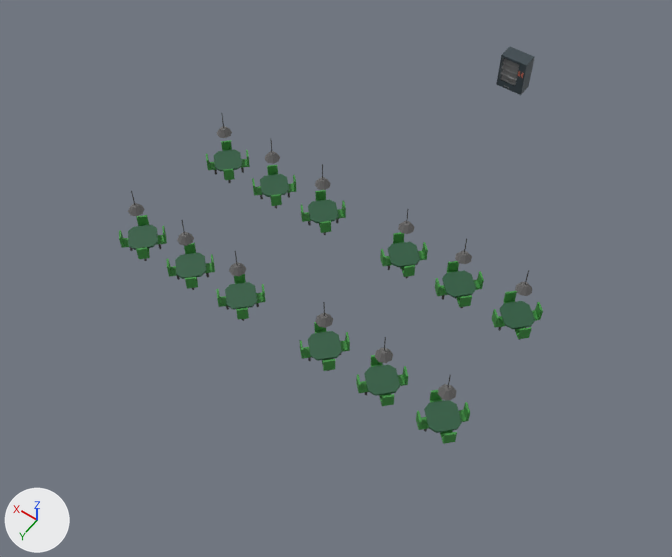
The FBX model Assets/3D_Models/Levels/foodspace.fbx as it was, and as the next commit left it.
The view is the same before and after, from a 50 mm lens placed at (-15.4, 10.2, 33.5), pointed at (0.1, -11.4, -0.5). Lighting does not change. The marker at lower left points along +X, +Y and +Z. Where no turn or scale is listed for an object, it has been applied to the vertices.

The first picture shows 'foodspace'.
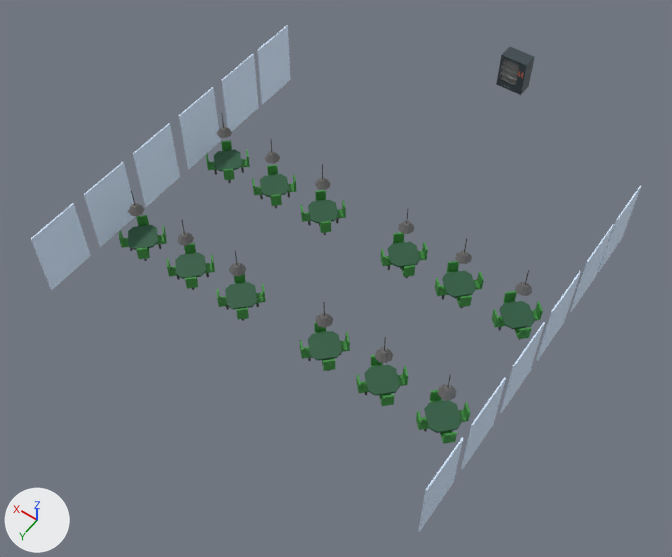
Changed parts and their boxes (x1, y1, x2, y2) in the pictures (672 x 557 px):
'foodspace', reshaped (44% wider, 27% taller)
    before: (119, 46, 543, 444)
    after: (31, 25, 641, 532)
part 1 of me_foodspace, added
    after: (31, 25, 641, 532)

The edits, one by one:
Material 'glass' (mat_glass) is new.
Its base color is (0.665, 0.809, 1.0) (blue #d5e8ff).
me_foodspace is used by ob_foodspace; location (0.0, 0.0, 0.0).
me_foodspace had 2850 vertices, 2193 faces and spanned x -9.0..9.0, y -27.9..-6.4, z 0.0..4.0.
me_foodspace now has 2946 vertices, 2265 faces and spans x -9.8..9.8, y -27.9..-3.0, z 0.0..4.0.
Part 1, on me_foodspace:
96 vertices are added at x -9.8..9.8, y -20.7..-3.0, z 0.2..3.8.
72 new faces join them, mat_glass (blue #d5e8ff).
me_foodspace now uses material mat_glass (blue #d5e8ff).
